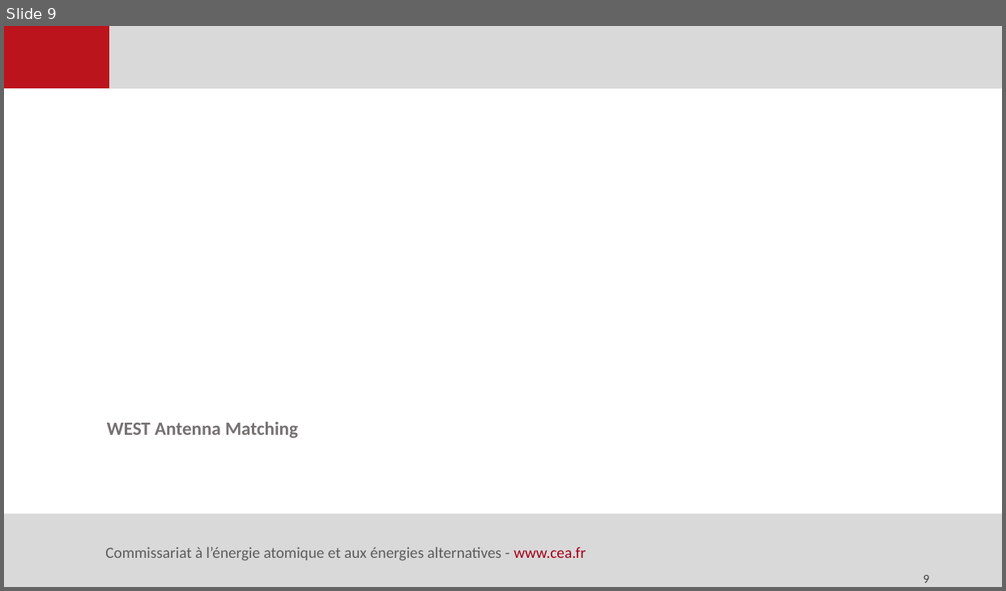
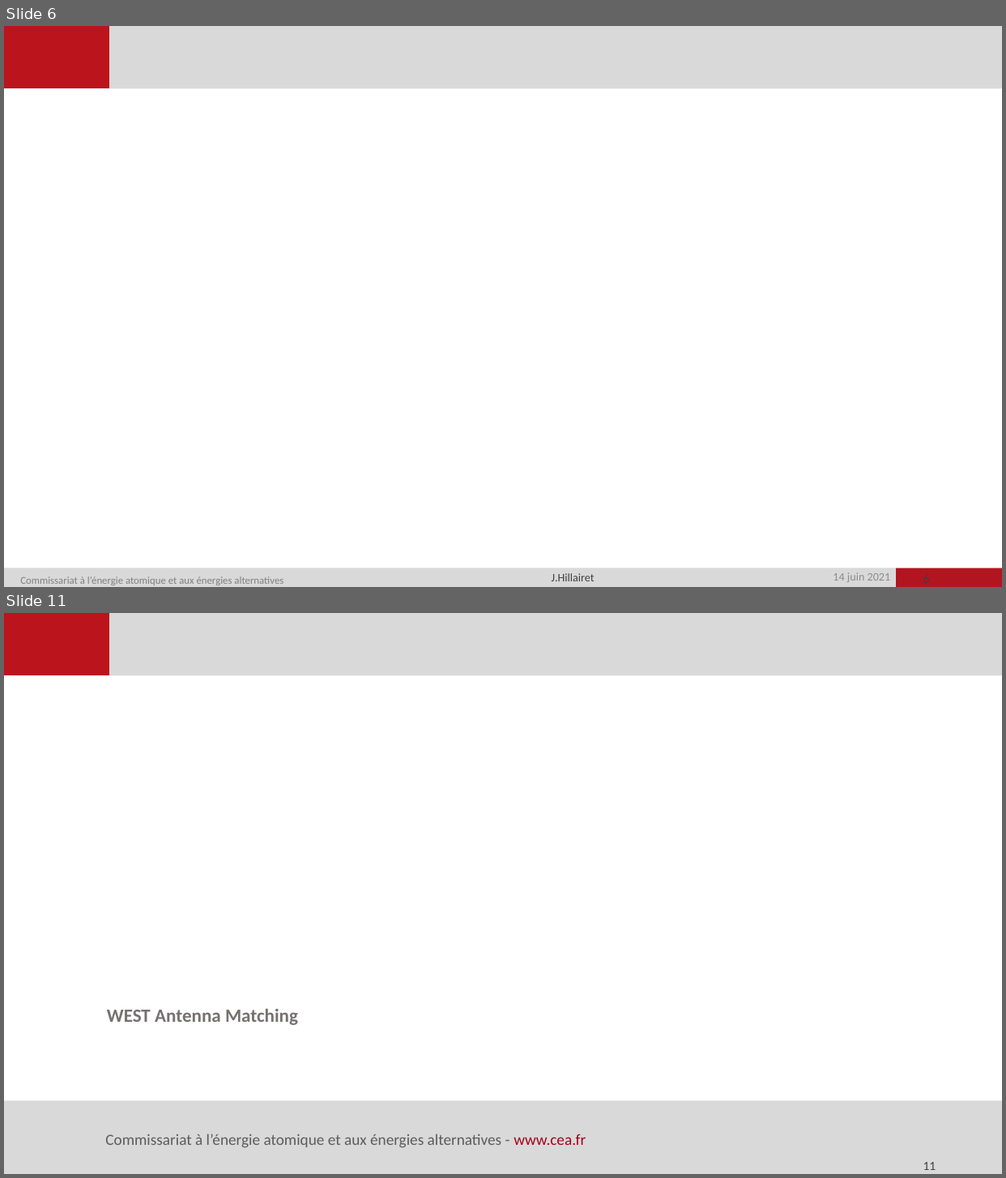
Before and after one commit to jhillairet/WEST_IC_antenna, a slide deck: doc/WEST_Antenna_Circuit_Model.pptx. Shown one above the other, each under a label of ours: slide 9 before the commit, slides 6 and 11 after it; the slides between them are not shown. The pictures are 1006x591 and 1006x1178 pixels, drawn with LibreOffice and Linux fonts; fonts in the diff are those of the drawing; background and template pictures are left out. Boxes give left, top, right and bottom in pixels: in the first picture for what was removed or moved away, otherwise in the second. Text is boxed around its words. In the diff, an @@ line names an element or a change of style, - is before the commit and + after.

```diff
--- a/doc/WEST_Antenna_Circuit_Model.pptx
+++ b/doc/WEST_Antenna_Circuit_Model.pptx
@@ slide 6 added at (4, 26, 1002, 587), background #FFFFFF; not listed: 4 template elements that a slide beside it also shows @@
@@ text added at (20, 577, 283, 586), 10 pt, text #808080 @@
+Commissariat à l’énergie atomique et aux énergies alternatives
@@ text added at (552, 574, 594, 582), 11 pt, text #3F3F3F @@
+J.Hillairet
@@ text added at (833, 573, 891, 582), 11 pt, text #8C8C8C @@
+14 juin 2021
@@ page number added at (923, 574, 930, 583), 12 pt, text #3F3F3F @@
+6
@@ what was slide 9 is now slide 11 @@
@@ page number at (923, 1162, 936, 1170): text changed @@
-9
+11
```
Also in this commit, not shown: 9 slides changed, 1 other slide added, 11 other files.
